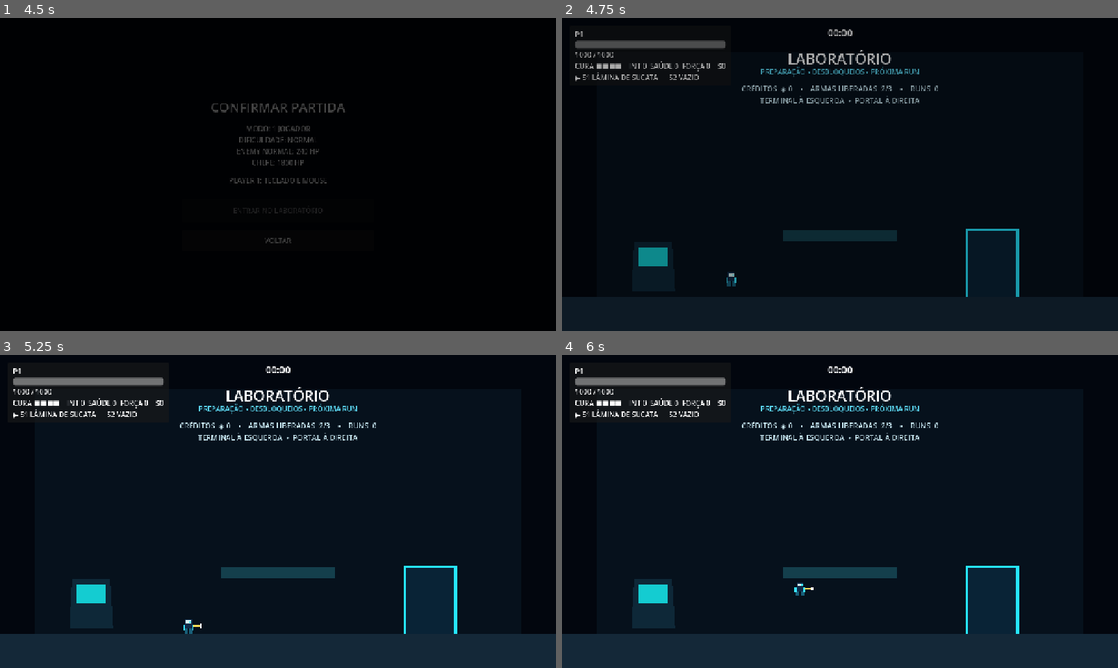
Above: before the commit, frames 1-4 (two rows, left to right).
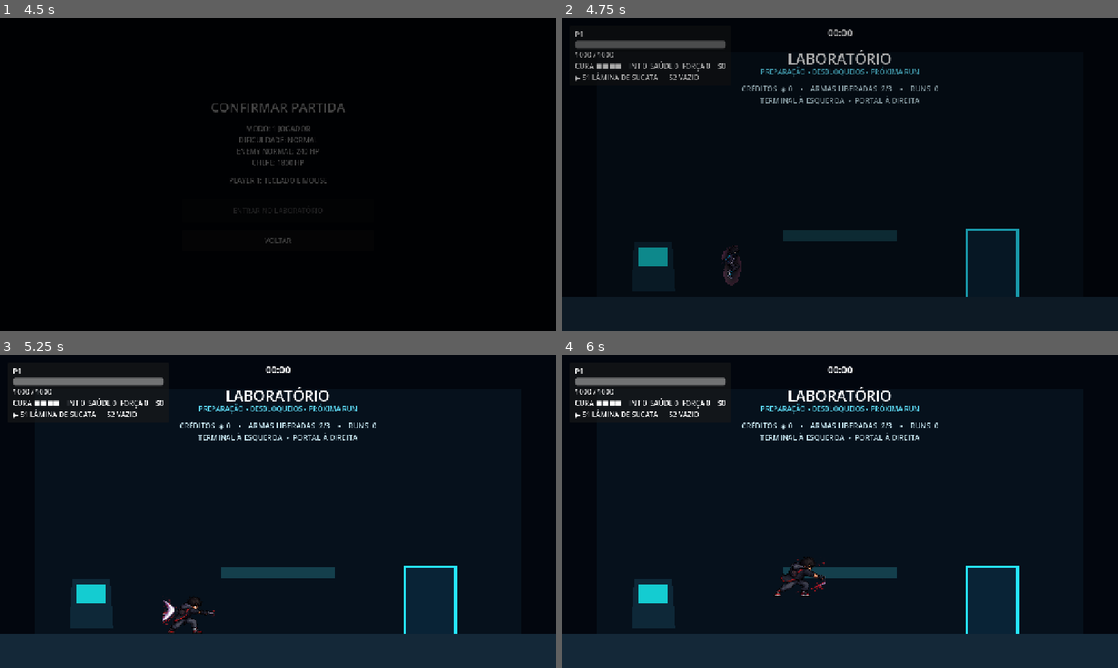
Above: after the commit, the same moments.

Repository: kinho0714/Cyberfield
Game: Godot game, scene res://scene/main.tscn
Same seed, same stepped clock (60 frames per second), same inputs: the game is played once before the commit and once after it.
Inputs (mouse positions are in pixels of both pictures, inside the frame that each line leads up to):
- Up to frame 1 (4.5 s): click "JOGAR" at 0.5 s; click "1 JOGADOR" at 1.25 s; click "NORMAL" at 2 s; click "VOLTAR" at 2.75 s; click "NORMAL" at 3.5 s; click "ENTRAR NO LABORATÓRIO" at 4.25 s
- Up to frame 2 (4.75 s): no input
- Up to frame 3 (5.25 s): tap Enter at 5 s; move the mouse to (400, 495) at 5.02 s; press the mouse at (400, 495) at 5.03 s; hold D (right) from 5.03 s (still down)
- Up to frame 4 (6 s): tap W (jump) at 5.27, 5.57 s; tap C (dash) at 5.3 s; release D (right) at 5.75 s; release the mouse at (962, 495) at 5.75 s; drag from (728, 527) to (990, 602) at 5.77 s

Frame 1 is identical in both runs. In frame 2, 0.2% of the frame differs, in the area x 28-33%, y 72-86%; in frame 3, 0.4%; in frame 4, 0.4%, in the area x 38-48%, y 64-77%.

Commit message:
Checkpoint Jhon visual animations and multiplayer variants

Diff:
--- /dev/null
+++ b/entities/jhon_idle_visual.gd
@@ -0,0 +1,199 @@
+class_name JhonIdleVisual
+extends AnimatedSprite2D
+
+const BASE_DASH_DURATION := 0.15
+const DASH_FRAME_COUNT := 5
+const VARIANT_SHEETS: Dictionary = {
+	&"orange": {
+		&"idle": preload("res://assets/characters/jhon/variants/jhon_orange_idle_72_v1.png"),
+		&"walk": preload("res://assets/characters/jhon/variants/jhon_orange_walk_72_v1.png"),
+		&"jump": preload("res://assets/characters/jhon/variants/jhon_orange_jump_72_v1.png"),
+		&"attack": preload("res://assets/characters/jhon/variants/jhon_orange_attack_72_v1.png"),
+		&"dash": preload("res://assets/characters/jhon/variants/jhon_orange_dash_72_v1.png"),
+	},
+	&"white": {
+		&"idle": preload("res://assets/characters/jhon/variants/jhon_white_idle_72_v1.png"),
+		&"walk": preload("res://assets/characters/jhon/variants/jhon_white_walk_72_v1.png"),
+		&"jump": preload("res://assets/characters/jhon/variants/jhon_white_jump_72_v1.png"),
+		&"attack": preload("res://assets/characters/jhon/variants/jhon_white_attack_72_v1.png"),
+		&"dash": preload("res://assets/characters/jhon/variants/jhon_white_dash_72_v1.png"),
+	},
+	&"red": {
+		&"idle": preload("res://assets/characters/jhon/variants/jhon_red_idle_72_v1.png"),
+		&"walk": preload("res://assets/characters/jhon/variants/jhon_red_walk_72_v1.png"),
+		&"jump": preload("res://assets/characters/jhon/variants/jhon_red_jump_72_v1.png"),
+		&"attack": preload("res://assets/characters/jhon/variants/jhon_red_attack_72_v1.png"),
+		&"dash": preload("res://assets/characters/jhon/variants/jhon_red_dash_72_v1.png"),
+	},
+}
+
+@export var state_source_path: NodePath
+@export var fallback_visual_path: NodePath
+
+@onready var _state_source: AnimatedSprite2D = get_node(state_source_path) as AnimatedSprite2D
+@onready var _fallback_visual: CanvasItem = get_node(fallback_visual_path) as CanvasItem
+
+var _last_presentation: StringName = &""
+var _last_attack_generation := -1
+var _original_sprite_frames: SpriteFrames
+var _variant_cache: Dictionary = {}
+var _active_variant: StringName = &""
+
+
+func _ready() -> void:
+	_original_sprite_frames = sprite_frames
+	_update_presentation()
+
+
+func _process(_delta: float) -> void:
+	_update_presentation()
+
+
+func _update_presentation() -> void:
+	var player := get_parent() as CharacterBody2D
+	if player == null or _state_source == null or _fallback_visual == null:
+		visible = false
+		return
+	_ensure_player_variant(player)
+	var any_attack: bool = bool(player.get("is_attacking"))
+	var melee_attack: bool = any_attack and _is_melee_attack(player)
+	var dash_active: bool = (
+		float(player.get("dash_timer")) > 0.0
+		or absf(player.velocity.x) >= 500.0
+	)
+	var fallback_only: bool = (
+		bool(player.get("is_ground_slamming"))
+		or bool(player.get("is_hurt"))
+		or bool(player.get("is_healing"))
+		or bool(player.get("is_downed"))
+		or (any_attack and not melee_attack)
+	)
+	var presentation_animation: StringName = &""
+	if not fallback_only:
+		if dash_active:
+			presentation_animation = &"dash"
+		elif melee_attack:
+			presentation_animation = &"attack"
+		elif _state_source.animation == &"idle" and absf(player.velocity.x) < 1.0:
+			presentation_animation = &"idle"
+		elif _state_source.animation == &"walk" and absf(player.velocity.x) > 12.0:
+			presentation_animation = &"walk"
+		elif _state_source.animation == &"jump" and _can_show_jump(player):
+			presentation_animation = &"jump"
+	visible = presentation_animation != &""
+	_fallback_visual.visible = not visible
+	flip_h = _state_source.flip_h
+	modulate = Color(1.0, 1.0, 1.0, _state_source.modulate.a)
+	if presentation_animation == &"jump":
+		animation = &"jump"
+		pause()
+		frame = _jump_frame_for_velocity(player.velocity.y)
+	elif presentation_animation == &"attack":
+		var attack_generation: int = int(player.get("attack_generation"))
+		if _last_presentation != &"attack" or attack_generation != _last_attack_generation:
+			play(&"attack")
+		_last_attack_generation = attack_generation
+	elif presentation_animation == &"dash":
+		if float(player.get("dash_timer")) > 0.0:
+			animation = &"dash"
+			pause()
+			frame = _dash_frame(player)
+		elif _last_presentation != &"dash":
+			play(&"dash")
+	elif visible and (animation != presentation_animation or not is_playing()):
+		play(presentation_animation)
+	_last_presentation = presentation_animation
+
+
+func _ensure_player_variant(player: CharacterBody2D) -> void:
+	var participant_id: StringName = StringName(player.get("participant_id"))
+	var requested_variant: StringName = _variant_for_participant(participant_id)
+	if requested_variant == _active_variant:
+		return
+	if requested_variant == &"original":
+		sprite_frames = _original_sprite_frames
+	else:
+		var cached_value: Variant = _variant_cache.get(requested_variant)
+		if cached_value is SpriteFrames:
+			sprite_frames = cached_value as SpriteFrames
+		else:
+			var sheets_value: Variant = VARIANT_SHEETS.get(requested_variant)
+			if not (sheets_value is Dictionary):
+				return
+			var generated_frames: SpriteFrames = _build_variant_frames(sheets_value as Dictionary)
+			_variant_cache[requested_variant] = generated_frames
+			sprite_frames = generated_frames
+	_active_variant = requested_variant
+	_last_presentation = &""
+
+
+func _variant_for_participant(participant_id: StringName) -> StringName:
+	match participant_id:
+		&"player_2": return &"orange"
+		&"player_3": return &"white"
+		&"player_4": return &"red"
+		_: return &"original"
+
+
+func _build_variant_frames(sheets: Dictionary) -> SpriteFrames:
+	var result: SpriteFrames = SpriteFrames.new()
+	result.remove_animation(&"default")
+	_add_sheet_animation(result, &"idle", sheets.get(&"idle") as Texture2D, 4, 4.0, true)
+	_add_sheet_animation(result, &"walk", sheets.get(&"walk") as Texture2D, 8, 8.0, true)
+	_add_sheet_animation(result, &"jump", sheets.get(&"jump") as Texture2D, 5, 5.0, false)
+	_add_sheet_animation(result, &"attack", sheets.get(&"attack") as Texture2D, 5, 16.666667, false)
+	_add_sheet_animation(result, &"dash", sheets.get(&"dash") as Texture2D, 5, 33.333333, false)
+	return result
+
+
+func _add_sheet_animation(frames: SpriteFrames, animation_name: StringName, texture: Texture2D, frame_count: int, fps: float, loops: bool) -> void:
+	frames.add_animation(animation_name)
+	frames.set_animation_speed(animation_name, fps)
+	frames.set_animation_loop(animation_name, loops)
+	for frame_index in frame_count:
+		var atlas_frame: AtlasTexture = AtlasTexture.new()
+		atlas_frame.atlas = texture
+		atlas_frame.region = Rect2(frame_index * 96.0, 0.0, 96.0, 96.0)
+		frames.add_frame(animation_name, atlas_frame)
+
+
+func _is_melee_attack(player: CharacterBody2D) -> bool:
+	var weapons_value: Variant = player.get("equipped_weapons")
+	if not (weapons_value is Array):
+		return false
+	var weapons: Array = weapons_value as Array
+	var active_slot: int = int(player.get("active_weapon_slot"))
+	if active_slot < 0 or active_slot >= weapons.size():
+		return false
+	var weapon_id: StringName = StringName(weapons[active_slot])
+	if weapon_id.is_empty():
+		return false
+	var definition: Dictionary = WeaponCatalog.get_definition(weapon_id)
+	return StringName(definition.get("type", &"melee")) == &"melee"
+
+
+func _dash_frame(player: CharacterBody2D) -> int:
+	var duration_bonus: float = float(player.get("dash_duration_bonus"))
+	var total_duration: float = maxf(BASE_DASH_DURATION * (1.0 + duration_bonus), 0.001)
+	var remaining: float = clampf(float(player.get("dash_timer")), 0.0, total_duration)
+	var progress: float = 1.0 - remaining / total_duration
+	return clampi(floori(progress * DASH_FRAME_COUNT), 0, DASH_FRAME_COUNT - 1)
+
+
+func _can_show_jump(player: CharacterBody2D) -> bool:
+	var wall_transfer_timer: float = float(player.get("wall_transfer_assist_timer"))
+	if player.is_on_wall() and wall_transfer_timer <= 0.0:
+		return false
+	return player.velocity.y < 380.0
+
+
+func _jump_frame_for_velocity(vertical_velocity: float) -> int:
+	if vertical_velocity <= -280.0:
+		return 0
+	if vertical_velocity <= -120.0:
+		return 1
+	if vertical_velocity < 60.0:
+		return 2
+	if vertical_velocity < 220.0:
+		return 3
+	return 4
--- a/entities/player.tscn
+++ b/entities/player.tscn
@@ -6,6 +6,12 @@
 [ext_resource type="Texture2D" uid="uid://d1j1t51vsqi8p" path="res://sprites/1 - Penguin/Jump (16 x 16).png" id="3_rfe5m"]
 [ext_resource type="Texture2D" uid="uid://dyimv4ktw8mtv" path="res://sprites/1 - Penguin/Waddling (16 x 16).png" id="4_qly61"]
 [ext_resource type="Script" path="res://entities/temp_pixel_visual.gd" id="5_temp_visual"]
+[ext_resource type="Texture2D" path="res://assets/characters/jhon/jhon_a_idle_72_v1.png" id="6_jhon_idle"]
+[ext_resource type="Script" path="res://entities/jhon_idle_visual.gd" id="7_jhon_idle_visual"]
+[ext_resource type="Texture2D" path="res://assets/characters/jhon/jhon_a_walk_72_v1.png" id="8_jhon_walk"]
+[ext_resource type="Texture2D" path="res://assets/characters/jhon/jhon_a_jump_72_v1.png" id="9_jhon_jump"]
+[ext_resource type="Texture2D" path="res://assets/characters/jhon/jhon_a_attack_72_v1.png" id="10_jhon_attack"]
+[ext_resource type="Texture2D" path="res://assets/characters/jhon/jhon_a_dash_72_v1.png" id="11_jhon_dash"]
 
 [sub_resource type="CapsuleShape2D" id="CapsuleShape2D_h0jfm"]
 
@@ -121,6 +127,223 @@
 "loop": 1,
 "name": &"walk",
 "speed": 5.0
+}]
+
+[sub_resource type="AtlasTexture" id="AtlasTexture_jhon_idle_0"]
+atlas = ExtResource("6_jhon_idle")
+region = Rect2(0, 0, 96, 96)
+
+[sub_resource type="AtlasTexture" id="AtlasTexture_jhon_idle_1"]
+atlas = ExtResource("6_jhon_idle")
+region = Rect2(96, 0, 96, 96)
+
+[sub_resource type="AtlasTexture" id="AtlasTexture_jhon_idle_2"]
+atlas = ExtResource("6_jhon_idle")
+region = Rect2(192, 0, 96, 96)
+
+[sub_resource type="AtlasTexture" id="AtlasTexture_jhon_idle_3"]
+atlas = ExtResource("6_jhon_idle")
+region = Rect2(288, 0, 96, 96)
+
+[sub_resource type="AtlasTexture" id="AtlasTexture_jhon_walk_0"]
+atlas = ExtResource("8_jhon_walk")
+region = Rect2(0, 0, 96, 96)
+
+[sub_resource type="AtlasTexture" id="AtlasTexture_jhon_walk_1"]
+atlas = ExtResource("8_jhon_walk")
+region = Rect2(96, 0, 96, 96)
+
+[sub_resource type="AtlasTexture" id="AtlasTexture_jhon_walk_2"]
+atlas = ExtResource("8_jhon_walk")
+region = Rect2(192, 0, 96, 96)
+
+[sub_resource type="AtlasTexture" id="AtlasTexture_jhon_walk_3"]
+atlas = ExtResource("8_jhon_walk")
+region = Rect2(288, 0, 96, 96)
+
+[sub_resource type="AtlasTexture" id="AtlasTexture_jhon_walk_4"]
+atlas = ExtResource("8_jhon_walk")
+region = Rect2(384, 0, 96, 96)
+
+[sub_resource type="AtlasTexture" id="AtlasTexture_jhon_walk_5"]
+atlas = ExtResource("8_jhon_walk")
+region = Rect2(480, 0, 96, 96)
+
+[sub_resource type="AtlasTexture" id="AtlasTexture_jhon_walk_6"]
+atlas = ExtResource("8_jhon_walk")
+region = Rect2(576, 0, 96, 96)
+
+[sub_resource type="AtlasTexture" id="AtlasTexture_jhon_walk_7"]
+atlas = ExtResource("8_jhon_walk")
+region = Rect2(672, 0, 96, 96)
+
+[sub_resource type="AtlasTexture" id="AtlasTexture_jhon_jump_0"]
+atlas = ExtResource("9_jhon_jump")
+region = Rect2(0, 0, 96, 96)
+
+[sub_resource type="AtlasTexture" id="AtlasTexture_jhon_jump_1"]
+atlas = ExtResource("9_jhon_jump")
+region = Rect2(96, 0, 96, 96)
+
+[sub_resource type="AtlasTexture" id="AtlasTexture_jhon_jump_2"]
+atlas = ExtResource("9_jhon_jump")
+region = Rect2(192, 0, 96, 96)
+
+[sub_resource type="AtlasTexture" id="AtlasTexture_jhon_jump_3"]
+atlas = ExtResource("9_jhon_jump")
+region = Rect2(288, 0, 96, 96)
+
+[sub_resource type="AtlasTexture" id="AtlasTexture_jhon_jump_4"]
+atlas = ExtResource("9_jhon_jump")
+region = Rect2(384, 0, 96, 96)
+
+[sub_resource type="AtlasTexture" id="AtlasTexture_jhon_attack_0"]
+atlas = ExtResource("10_jhon_attack")
+region = Rect2(0, 0, 96, 96)
+
+[sub_resource type="AtlasTexture" id="AtlasTexture_jhon_attack_1"]
+atlas = ExtResource("10_jhon_attack")
+region = Rect2(96, 0, 96, 96)
+
+[sub_resource type="AtlasTexture" id="AtlasTexture_jhon_attack_2"]
+atlas = ExtResource("10_jhon_attack")
+region = Rect2(192, 0, 96, 96)
+
+[sub_resource type="AtlasTexture" id="AtlasTexture_jhon_attack_3"]
+atlas = ExtResource("10_jhon_attack")
+region = Rect2(288, 0, 96, 96)
+
+[sub_resource type="AtlasTexture" id="AtlasTexture_jhon_attack_4"]
+atlas = ExtResource("10_jhon_attack")
+region = Rect2(384, 0, 96, 96)
+
+[sub_resource type="AtlasTexture" id="AtlasTexture_jhon_dash_0"]
+atlas = ExtResource("11_jhon_dash")
+region = Rect2(0, 0, 96, 96)
+
+[sub_resource type="AtlasTexture" id="AtlasTexture_jhon_dash_1"]
+atlas = ExtResource("11_jhon_dash")
+region = Rect2(96, 0, 96, 96)
+
+[sub_resource type="AtlasTexture" id="AtlasTexture_jhon_dash_2"]
+atlas = ExtResource("11_jhon_dash")
+region = Rect2(192, 0, 96, 96)
+
+[sub_resource type="AtlasTexture" id="AtlasTexture_jhon_dash_3"]
+atlas = ExtResource("11_jhon_dash")
+region = Rect2(288, 0, 96, 96)
+
+[sub_resource type="AtlasTexture" id="AtlasTexture_jhon_dash_4"]
+atlas = ExtResource("11_jhon_dash")
+region = Rect2(384, 0, 96, 96)
+
+[sub_resource type="SpriteFrames" id="SpriteFrames_jhon_idle"]
+animations = [{
+"frames": [{
+"duration": 1.0,
+"texture": SubResource("AtlasTexture_jhon_idle_0")
+}, {
+"duration": 1.0,
+"texture": SubResource("AtlasTexture_jhon_idle_1")
+}, {
+"duration": 1.0,
+"texture": SubResource("AtlasTexture_jhon_idle_2")
+}, {
+"duration": 1.0,
+"texture": SubResource("AtlasTexture_jhon_idle_3")
+}],
+"loop": true,
+"name": &"idle",
+"speed": 4.0
+}, {
+"frames": [{
+"duration": 1.0,
+"texture": SubResource("AtlasTexture_jhon_walk_0")
+}, {
+"duration": 1.0,
+"texture": SubResource("AtlasTexture_jhon_walk_1")
+}, {
+"duration": 1.0,
+"texture": SubResource("AtlasTexture_jhon_walk_2")
+}, {
+"duration": 1.0,
+"texture": SubResource("AtlasTexture_jhon_walk_3")
+}, {
+"duration": 1.0,
+"texture": SubResource("AtlasTexture_jhon_walk_4")
+}, {
+"duration": 1.0,
+"texture": SubResource("AtlasTexture_jhon_walk_5")
+}, {
+"duration": 1.0,
+"texture": SubResource("AtlasTexture_jhon_walk_6")
+}, {
+"duration": 1.0,
+"texture": SubResource("AtlasTexture_jhon_walk_7")
+}],
+"loop": true,
+"name": &"walk",
+"speed": 8.0
+}, {
+"frames": [{
+"duration": 1.0,
+"texture": SubResource("AtlasTexture_jhon_jump_0")
+}, {
+"duration": 1.0,
+"texture": SubResource("AtlasTexture_jhon_jump_1")
+}, {
+"duration": 1.0,
+"texture": SubResource("AtlasTexture_jhon_jump_2")
+}, {
+"duration": 1.0,
+"texture": SubResource("AtlasTexture_jhon_jump_3")
+}, {
+"duration": 1.0,
+"texture": SubResource("AtlasTexture_jhon_jump_4")
+}],
+"loop": false,
+"name": &"jump",
+"speed": 5.0
+}, {
+"frames": [{
+"duration": 1.0,
+"texture": SubResource("AtlasTexture_jhon_attack_0")
+}, {
+"duration": 1.0,
+"texture": SubResource("AtlasTexture_jhon_attack_1")
+}, {
+"duration": 1.0,
+"texture": SubResource("AtlasTexture_jhon_attack_2")
+}, {
+"duration": 1.0,
+"texture": SubResource("AtlasTexture_jhon_attack_3")
+}, {
+"duration": 1.0,
+"texture": SubResource("AtlasTexture_jhon_attack_4")
+}],
+"loop": false,
+"name": &"attack",
+"speed": 16.666667
+}, {
+"frames": [{
+"duration": 1.0,
+"texture": SubResource("AtlasTexture_jhon_dash_0")
+}, {
+"duration": 1.0,
+"texture": SubResource("AtlasTexture_jhon_dash_1")
+}, {
+"duration": 1.0,
+"texture": SubResource("AtlasTexture_jhon_dash_2")
+}, {
+"duration": 1.0,
+"texture": SubResource("AtlasTexture_jhon_dash_3")
+}, {
+"duration": 1.0,
+"texture": SubResource("AtlasTexture_jhon_dash_4")
+}],
+"loop": false,
+"name": &"dash",
+"speed": 33.333333
 }]
 
 [sub_resource type="RectangleShape2D" id="RectangleShape2D_ryepx"]
@@ -149,6 +372,17 @@
 script = ExtResource("5_temp_visual")
 character_kind = "player"
 source_visual_path = NodePath("../AnimatedSprite2D")
+
+[node name="JhonIdleVisual" type="AnimatedSprite2D" parent="."]
+position = Vector2(0, -31.666655)
+scale = Vector2(1.333333, 1.333333)
+texture_filter = 1
+sprite_frames = SubResource("SpriteFrames_jhon_idle")
+animation = &"idle"
+autoplay = "idle"
+script = ExtResource("7_jhon_idle_visual")
+state_source_path = NodePath("../AnimatedSprite2D")
+fallback_visual_path = NodePath("../TempPixelVisual")
 
 [node name="AttackShapeCast" type="ShapeCast2D" parent="." unique_id=1171437220]
 shape = SubResource("RectangleShape2D_ryepx")
--- a/scene/biomes/biome_generator.gd
+++ b/scene/biomes/biome_generator.gd
@@ -596,7 +596,7 @@
 	_spawn_attribute_reward(0, _exit_module_indices[0], stage_prefix)
 	_spawn_attribute_reward(1, _exit_module_indices[1], stage_prefix)
 	_spawn_loot(rng, run_manager, stage_prefix)
-	_spawn_weapon_pickups(rng, stage_prefix)
+	_spawn_weapon_pickups(rng, run_manager, stage_prefix)
 	_spawn_enemies(rng, run_manager, stage_prefix)
 
 
@@ -782,7 +782,7 @@
 	return result.slice(0, mini(result.size(), 3))
 
 
-func _spawn_weapon_pickups(rng: RandomNumberGenerator, stage_prefix: String) -> void:
+func _spawn_weapon_pickups(rng: RandomNumberGenerator, run_manager: Node, stage_prefix: String) -> void:
 	if rng.randf() > SPECIAL_WEAPON_DROP_CHANCE:
 		return
 	var candidates: Array = _sockets.loot.filter(func(marker: Marker2D) -> bool:
@@ -796,7 +796,6 @@
 	var pickup := WEAPON_PICKUP_SCRIPT.new() as WeaponPickup
 	pickup.pickup_id = StringName("%s_weapon_01" % stage_prefix)
 	var weapon_pool: Array[StringName] = [&"breaker_maul", &"arc_emitter"]
-	var run_manager := get_tree().get_first_node_in_group("run_manager")
 	var configured_pool: Array = []
 	if run_manager != null:
 		configured_pool = run_manager.get("run_weapon_pool") as Array
--- a/tests/phase8_multi_seed_smoke_test.gd
+++ b/tests/phase8_multi_seed_smoke_test.gd
@@ -67,8 +67,8 @@
 	manager.stage_index = stage
 	manager.current_stage_id = StringName("lower_city_stage_%02d" % stage)
 	var biome := BIOME_SCENE.instantiate()
+	assert(biome.generate(manager.get_stage_seed(), manager))
 	root.add_child(biome)
-	assert(biome.generate(manager.get_stage_seed(), manager))
 	var report: Dictionary = biome.get_generation_report().duplicate(true)
 	for enemy_value: Variant in get_nodes_in_group(&"enemy"):
 		var enemy := enemy_value as Node
--- a/tests/phase9_meta_ui_visual_smoke_test.gd
+++ b/tests/phase9_meta_ui_visual_smoke_test.gd
@@ -63,6 +63,7 @@
 	run_manager.call("configure_run_weapon_pool", [&"arc_emitter"])
 	run_manager.call("prepare_new_run", 900009, true)
 	assert((run_manager.get("run_weapon_pool") as Array) == [&"arc_emitter"])
+	await _test_player_color_variants()
 	var scenes: Array[PackedScene] = [PLAYER_SCENE, COMMON_SCENE, RANGED_SCENE, HEAVY_SCENE]
 	for packed_scene: PackedScene in scenes:
 		var actor := packed_scene.instantiate() as CharacterBody2D
@@ -83,3 +84,23 @@
 	pickup.free()
 	main.free()
 	await process_frame
+
+
+func _test_player_color_variants() -> void:
+	var expected_variants: Array[StringName] = [&"original", &"orange", &"white", &"red"]
+	var expected_frames: Dictionary = {&"idle": 4, &"walk": 8, &"jump": 5, &"attack": 5, &"dash": 5}
+	for participant_index in 4:
+		var player := PLAYER_SCENE.instantiate() as CharacterBody2D
+		player.set("participant_id", StringName("player_%d" % (participant_index + 1)))
+		root.add_child(player)
+		await process_frame
+		var visual := player.get_node("JhonIdleVisual") as AnimatedSprite2D
+		assert(StringName(visual.get("_active_variant")) == expected_variants[participant_index])
+		assert(visual.scale.is_equal_approx(Vector2(1.333333, 1.333333)))
+		assert(visual.position.is_equal_approx(Vector2(0.0, -31.666655)))
+		assert(visual.texture_filter == CanvasItem.TEXTURE_FILTER_NEAREST)
+		for animation_value: Variant in expected_frames:
+			var animation_name: StringName = StringName(animation_value)
+			assert(visual.sprite_frames.has_animation(animation_name))
+			assert(visual.sprite_frames.get_frame_count(animation_name) == int(expected_frames[animation_name]))
+		player.free()
Not shown: 1 places in entities/player.tscn that only renumber resources
